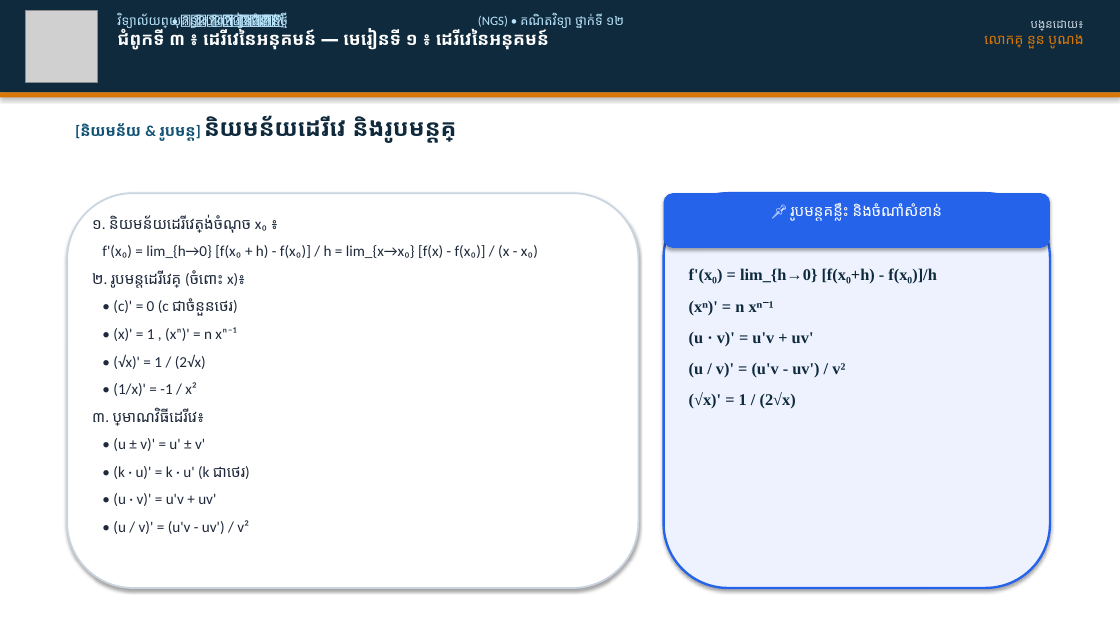
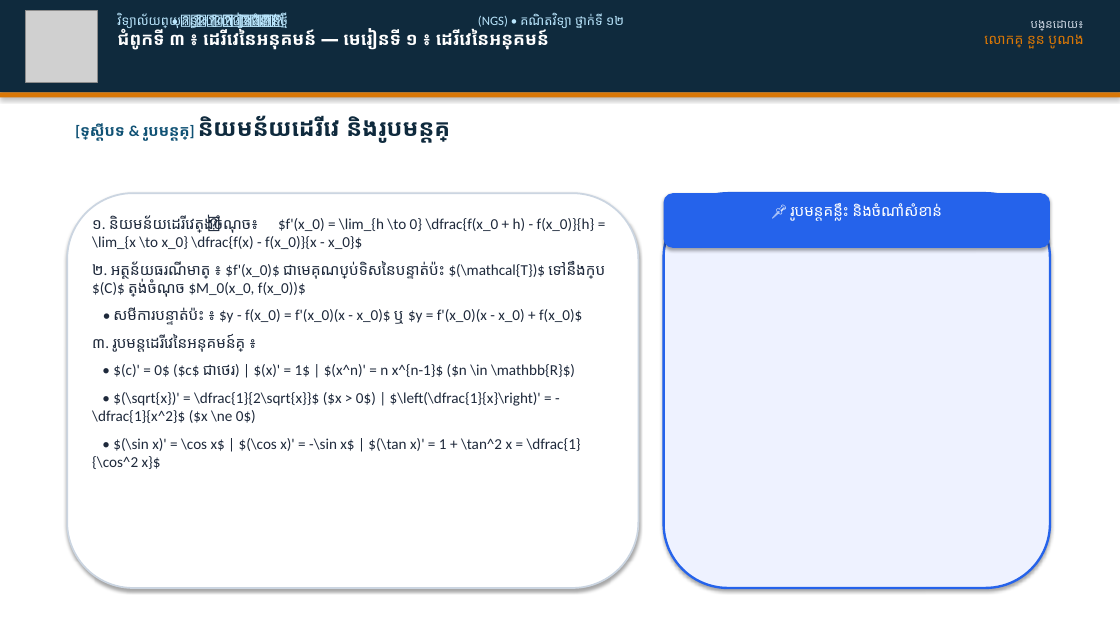
Before and after one commit to nuonbonorng8888-beep/teacher-dashboard, a slide deck: slide 5 of slides/ជំពូកទី៣_មេរៀនទី១_ដេរីវេនៃអនុគមន៍.pptx (slide 4 before the commit). Drawn at 1120x630 pixels with LibreOffice and Linux fonts; fonts in the diff are those of the drawing; grey boxes stand for pictures. Boxes give left, top, right and bottom in pixels: in the first picture for what was removed or moved away, otherwise in the second. Text is boxed around its words. In the diff, an @@ line names an element or a change of style, - is before the commit and + after.

```diff
--- a/slides/ជំពូកទី៣_មេរៀនទី១_ដេរីវេនៃអនុគមន៍.pptx
+++ b/slides/ជំពូកទី៣_មេរៀនទី១_ដេរីវេនៃអនុគមន៍.pptx
@@ text at box(80, 115, 450, 233): text changed @@
-[និយមន័យ & រូបមន្ត] និយមន័យដេរីវេ និងរូបមន្តគ្រឹះ
+[ទ្រឹស្តីបទ & រូបមន្តគ្រឹះ] និយមន័យដេរីវេ និងរូបមន្តគ្រឹះ
@@ text at box(92, 215, 605, 469): text changed @@
-១. និយមន័យដេរីវេត្រង់ចំណុច x₀ ៖
-f'(x₀) = lim_{h→0} [f(x₀ + h) - f(x₀)] / h = lim_{x→x₀} [f(x) - f(x₀)] / (x - x₀)
-២. រូបមន្តដេរីវេគ្រឹះ (ចំពោះ x)៖
-• (c)' = 0 (c ជាចំនួនថេរ)
-• (x)' = 1 , (xⁿ)' = n xⁿ⁻¹
-• (√x)' = 1 / (2√x)
-• (1/x)' = -1 / x²
-៣. ប្រមាណវិធីដេរីវេ៖
-• (u ± v)' = u' ± v'
-• (k · u)' = k · u' (k ជាថេរ)
-• (u · v)' = u'v + uv'
-• (u / v)' = (u'v - uv') / v²
+១. និយមន័យដេរីវេត្រង់ចំណុច ៖ $f'(x_0) = \lim_{h \to 0} \dfrac{f(x_0 + h) - f(x_0)}{h} = \lim_{x \to x_0} \dfrac{f(x) - f(x_0)}{x - x_0}$
+២. អត្ថន័យធរណីមាត្រ ៖ $f'(x_0)$ ជាមេគុណប្រាប់ទិសនៃបន្ទាត់ប៉ះ $(\mathcal{T})$ ទៅនឹងក្រាប $(C)$ ត្រង់ចំណុច $M_0(x_0, f(x_0))$
+• សមីការបន្ទាត់ប៉ះ ៖ $y - f(x_0) = f'(x_0)(x - x_0)$ ឬ $y = f'(x_0)(x - x_0) + f(x_0)$
+៣. រូបមន្តដេរីវេនៃអនុគមន៍គ្រឹះ ៖
+• $(c)' = 0$ ($c$ ជាថេរ) | $(x)' = 1$ | $(x^n)' = n x^{n-1}$ ($n \in \mathbb{R}$)
+• $(\sqrt{x})' = \dfrac{1}{2\sqrt{x}}$ ($x > 0$) | $\left(\dfrac{1}{x}\right)' = -\dfrac{1}{x^2}$ ($x \ne 0$)
+• $(\sin x)' = \cos x$ | $(\cos x)' = -\sin x$ | $(\tan x)' = 1 + \tan^2 x = \dfrac{1}{\cos^2 x}$
@@ text removed at box(689, 268, 936, 408) @@
-f'(x₀) = lim_{h→0} [f(x₀+h) - f(x₀)]/h
-(xⁿ)' = n xⁿ⁻¹
-(u · v)' = u'v + uv'
-(u / v)' = (u'v - uv') / v²
-(√x)' = 1 / (2√x)
```
Also in this commit, not shown: 12 other slides changed, 1 slide added, 12 other files.
